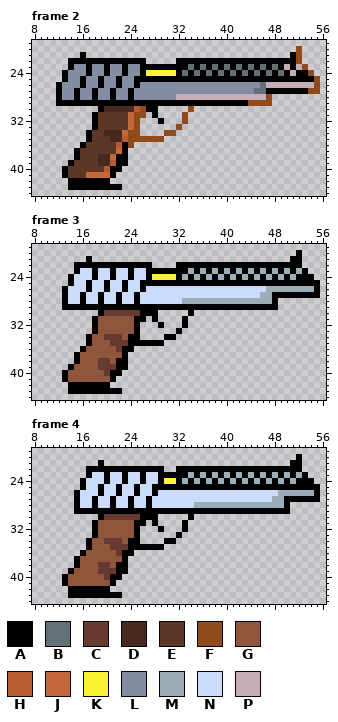
Pixel-art file -- art/PISTOL.aseprite. Above, as it was before the edit.
64x64 pixels, 6 frames. Colours within 5 levels of each other are drawn and written as one. Shown: frame 2: x 8..56, y 19..44; frame 3: x 8..56, y 19..44; frame 4: x 8..56, y 19..44. The commit also changed other frames, which this record leaves out.
Visible layers, top first: "Layer 2" opacity 36%, "Layer 1" opacity 65% lighten, "slide", "grip", "MAG".
Palette (. is transparent): A #000000  B #646f76  C #663931  D #472a1d  E #5c3726  F #914a19  G #8f563b  H #b55d31  J #c3683b  K #fbf236  L #838da2  M #9badb7  N #cbdbfc  P #c7adb7
Pixels before, frame 2, first column x 12:
20 ........................................F...
21 ....A..................................AF...
22 ..AAAAAAAAAAAAA.....AAAAAAAAAAAAAAAAAAAAF...
23 ..ALLALLALLALLAAAAAAAABABABABABABABABAPAPF..
24 .ALLLALLALLALLAKKKKKABABABABABABABABABAPAAF.
25 .ALLALLALLALLAAAAAAAAAAAAAAAAAAAAAAAAAAAAAAF
26 ALLLALLALLALLALLLLLLLLLLLLLLLLLLLLBPPPPPPPPF
27 ALLALLALLALLALLLLLLLLLLLLLLLLLLLLBBAAAAAAAFF
28 ALLALLALLALLALLLLLLLPPPPPPPPPPPPPPPF........
29 AAAAAAAAAAAAAAAAAAAAAAAAAAAAAAAAFFFF........
30 .......ADDDDDHFAA.....F.....................
31 ......AEEEEEJFF.A....F......................
32 ......AEEEEEJF...A...F......................
33 ......AEEEEEJF......F.......................
34 .....AEEDDDJFF....FF........................
35 .....AEEEDDHFFFFFF..........................
36 ....AEEEEEHAF...............................
37 ...AEEEEEEJA................................
38 ...AEEEDDJAA................................
39 ..AEEEEDDHAA................................
40 .AEEEEEEHAA.................................
41 .AEEEJJJJA..................................
42 ..AAAAAAA...................................
43 ..AAAAAAAAA.................................
Pixels before, frame 3, first column x 13:
20 .......................................A...
21 ....A.................................AA...
22 ..AAAAAAAAAAAAA....AAAAAAAAAAAAAAAAAAAAA...
23 ..ANNANNANNANNAAAAAAAMAMAMAMAMAMAMAMAMAMA..
24 .ANNNANNANNANNAKKKKAMAMAMAMAMAMAMAMAMAMAAA.
25 .ANNANNANNANNAAAAAAAAAAAAAAAAAAAAAAAAAAAAAA
26 ANNNANNANNANNANNNNNNNNNNNNNNNNNNNNMMMMMMMMA
27 ANNANNANNANNANNNNNNNNNNNNNNNNNNNNMMAAAAAAAA
28 ANNANNANNANNANNNNNNNMMMMMMMMMMMMMMMA.......
29 AAAAAAAAAAAAAAAAAAAAAAAAAAAAAAAAAAAA.......
30 ......ACCCCCCAAA.....A.....................
31 .....AGGGGGGAA.A....A......................
32 .....AGGGGGGA...A...A......................
33 .....AGGGGGGA......A.......................
34 ....AGGCCCGAA....AA........................
35 ....AGGGCCCAAAAAA..........................
36 ...AGGGGGCAA...............................
37 ..AGGGGGGGA................................
38 ..AGGGCCGAA................................
39 .AGGGGCCCAA................................
40 AGGGGGGCAA.................................
41 AGGGGGGGA..................................
42 .AAAAAAA...................................
43 .AAAAAAAAA.................................
Pixels before, frame 4, first column x 13:
20 .......................................A...
21 ......A...............................AA...
22 ....AAAAAAAAAAAAA..AAAAAAAAAAAAAAAAAAAAA...
23 ....ANNANNANNANNAAAAAMAMAMAMAMAMAMAMAMAMA..
24 ...ANNNANNANNANNAKKAMAMAMAMAMAMAMAMAMAMAAA.
25 ...ANNANNANNANNAAAAAAAAAAAAAAAAAAAAAAAAAAAA
26 ..ANNNANNANNANNANNNNNNNNNNNNNNNNNNNNMMMMMMA
27 ..ANNANNANNANNANNNNNNNNNNNNNNNNNNNNMMAAAAAA
28 ..ANNANNANNANNANNNNNNNMMMMMMMMMMMMMMMA.....
29 ..AAAAAAAAAAAAAAAAAAAAAAAAAAAAAAAAAAAA.....
30 ......ACCCCCCAAA.....A.....................
31 .....AGGGGGGAA.A....A......................
32 .....AGGGGGGA...A...A......................
33 .....AGGGGGGA......A.......................
34 ....AGGCCCGAA....AA........................
35 ....AGGGCCCAAAAAA..........................
36 ...AGGGGGCAA...............................
37 ..AGGGGGGGA................................
38 ..AGGGCCGAA................................
39 .AGGGGCCCAA................................
40 AGGGGGGCAA.................................
41 AGGGGGGGA..................................
42 .AAAAAAA...................................
43 .AAAAAAAAA.................................
Now the later version:
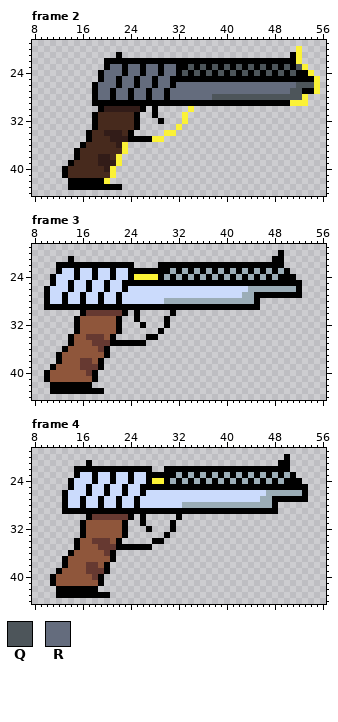
Colours new in this view: Q #4d555a  R #646c7d
Change:
layer "Layer 2" opacity 36% -> 51%
layer "Layer 1" opacity 65% -> 100%
colour D: #472a1d -> #321c18
colour E: #5c3726 -> #472a1d
Changed rows in their new state; - is a pixel that keeps its letter.
Frame 2:
first column x 12:
20 ----------------------------------------K---
21 ----.-----A-----------------------------K---
22 --......-------AAAAA--------------------K---
23 --......-RR-RR-RR-RR--Q-Q-Q-Q-Q-Q-Q-Q-Q-QK--
24 -......ARRR-RR-RRARR-Q-Q-Q-Q-Q-Q-Q-Q-Q-Q--K-
25 -......-RR-RR-RR-RR------------------------K
26 ......ARRR-RR-RRARRARRRRRRRRRRRRRRRRRRRRQQQK
27 ......-RR-RR-RRARRARRRRRRRRRRRRRRRRRRRRQQ-AK
28 ......-RR-RR-RRARRARRRRRRRQQQQQQQQQQQQQQQK--
29 ......--------------------------AAAAAAAKKK--
30 -------------DA.------K---------------------
31 ------------EA.------K----------------------
32 ------------EA-------K----------------------
33 ------------EA------K-----------------------
34 -----------EA.----KK------------------------
35 -----------DAAAAKK--------------------------
36 ----------DK.-------------------------------
37 ----------EK--------------------------------
38 ---------EK.--------------------------------
39 ---------DK.--------------------------------
40 --------DK.---------------------------------
41 -----EEEEK----------------------------------
42 --------K-----------------------------------
Frame 3, layers "slide", "grip", "MAG":
first column x 10:
20 ---------------------------------------A--.---
21 ----A--.------------------------------AA-..---
22 --AAA----------...-AAA------------------...---
23 --ANN----------AA----M-MAMAMAMAMAMAMAMAMA...--
24 -ANNNA---------KKK-AMAMAMAMAMAMAMAMAMAMA-A...-
25 -ANN----------AA---------------------------...
26 ANNNA-----------N-----------------MMM-----A...
27 ANN------------N-----------------MMAAA-----...
28 ANN------------N----MMM------------A...-------
29 AAA---------------------------------...-------
30 ------ACCC---A.A...--A--.---------------------
31 -----AGGG---A..-.-.-A--.----------------------
32 -----AGGG---A...A--.A--.----------------------
33 -----AGGG---A...---A--.-----------------------
34 ----AGGCCCGA....-AA-..------------------------
35 ----AGGGCCCAAA---...--------------------------
36 ---AGGG--CA....-------------------------------
37 --AGGG----A...--------------------------------
38 --AGGGCC-A....--------------------------------
39 -AGGG-CCCA....--------------------------------
40 AGGG---CA....---------------------------------
41 AGGG----A...----------------------------------
42 -AAA----...-----------------------------------
43 -AAA------...---------------------------------
Frame 4, layers "slide", "grip", "MAG":
first column x 11:
20 ---------------------------------------A-.---
21 ------A-.-----------------------------AA..---
22 ----AA-----------..AA-------------------..---
23 ----ANNA-NA-NA-NAA---M-------------------..--
24 ---ANN-A-NA-NA-NAKKAM-------------------A-..-
25 ---ANNA-NA-NA-NAA--------------------------..
26 --ANN-A-NA-NA-NA-N------------------MM----A..
27 --ANNA-NA-NA-NA-N------------------MMAA----..
28 --ANNA-NA-NA-NA-N-----MM-------------A..-----
29 --AA----------------------------------..-----
30 ------ACC----A.-..---A-.---------------------
31 -----AGG----A..--.--A-.----------------------
32 -----AGG----A..-A-.-A-.----------------------
33 -----AGG----A..----A-.-----------------------
34 ----AGGCC-GA...--AA..------------------------
35 ----AGG-CC-AA----..--------------------------
36 ---AGG---CA...-------------------------------
37 --AGG-----A..--------------------------------
38 --AGG-CCGA...--------------------------------
39 -AGG--CC-A...--------------------------------
40 AGG----CA...---------------------------------
41 AGG-----A..----------------------------------
42 -AA-----..-----------------------------------
43 -AA-------..---------------------------------
